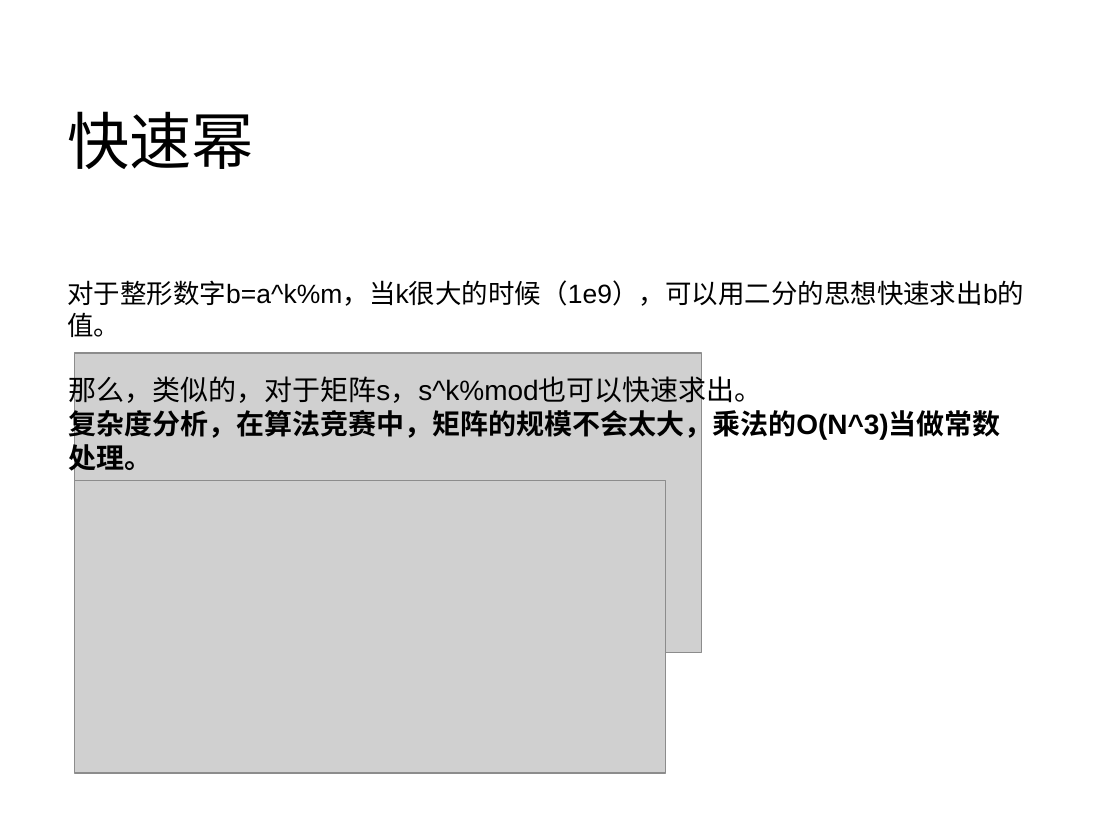
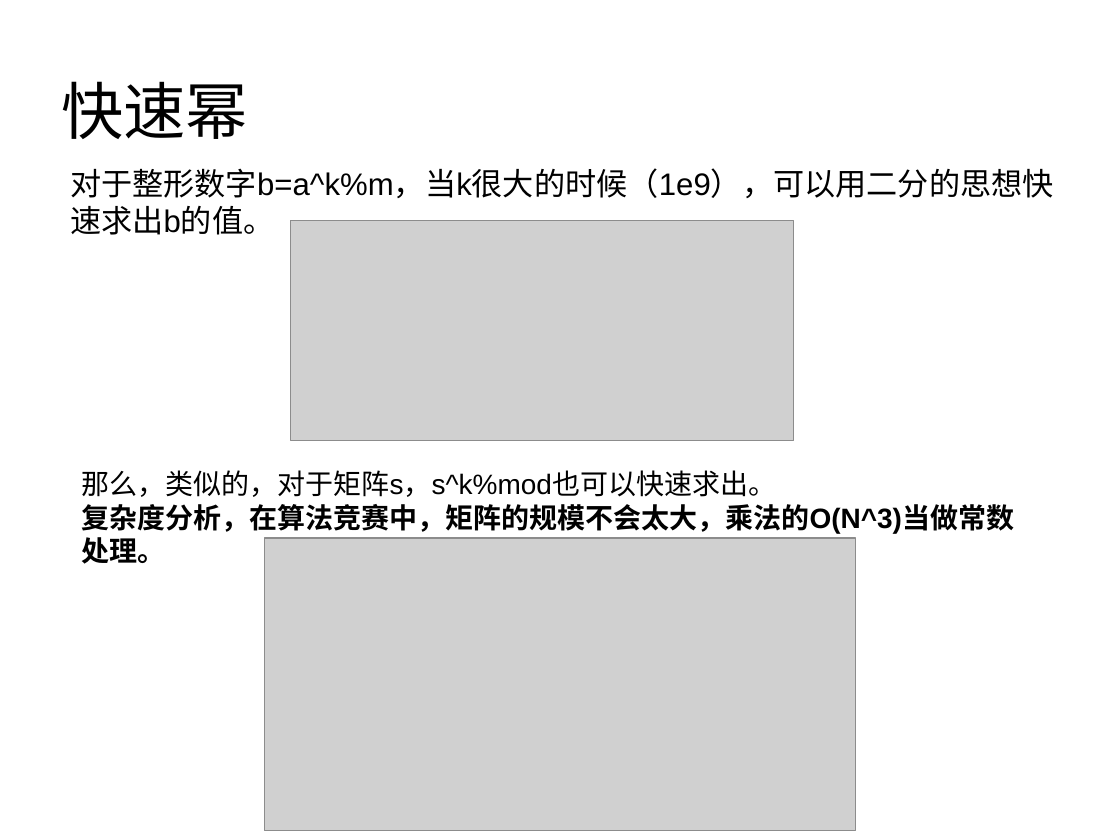
Before and after one commit to halfapri/half, a slide deck: slide 3 of carbuncle/数论/ACM中矩阵的应用.ppt. Drawn at 1120x840 pixels with LibreOffice and Linux fonts; fonts in the diff are those of the drawing; grey boxes stand for pictures; background and template pictures are left out. Boxes give left, top, right and bottom in pixels: in the first picture for what was removed or moved away, otherwise in the second. Text is boxed around its words. In the diff, an @@ line names an element or a change of style, - is before the commit and + after.

Commit message:
矩阵

```diff
--- a/carbuncle/数论/ACM中矩阵的应用.ppt
+++ b/carbuncle/数论/ACM中矩阵的应用.ppt
@@ text "快速幂": place and size @@
-text "快速幂" at (67, 111, 254, 169)
+text "快速幂" at (61, 81, 248, 139)
@@ text "对于整形数字b=a^k%m，当k很大的时候（1e9），可以用二分的思想快速求出b的值。": place and size @@
-text "对于整形数字b=a^k%m，当k很大的时候（1e9），可以用二分的思想快速求出b的值。" at (67, 280, 1024, 337)
+text "对于整形数字b=a^k%m，当k很大的时候（1e9），可以用二分的思想快速求出b的值。" at (70, 168, 1054, 235)
@@ text "对于整形数字b=a^k%m，当k很大的时候（1e9），可以用二分的思想快速求出b的值。" at (70, 168, 1054, 235): size 17 to 20 pt @@
@@ picture: place and size @@
-picture at (75, 353, 701, 653)
+picture at (291, 221, 794, 441)
@@ text "那么，类似的，对于矩阵s，s^k%mod也可以快速求出。" rewrapped from (68, 372, 1001, 476) to (82, 470, 1015, 564) @@
@@ picture: place and size @@
-picture at (75, 480, 666, 773)
+picture at (264, 538, 856, 830)
```
Also in this commit, not shown: 3 other slides changed.
